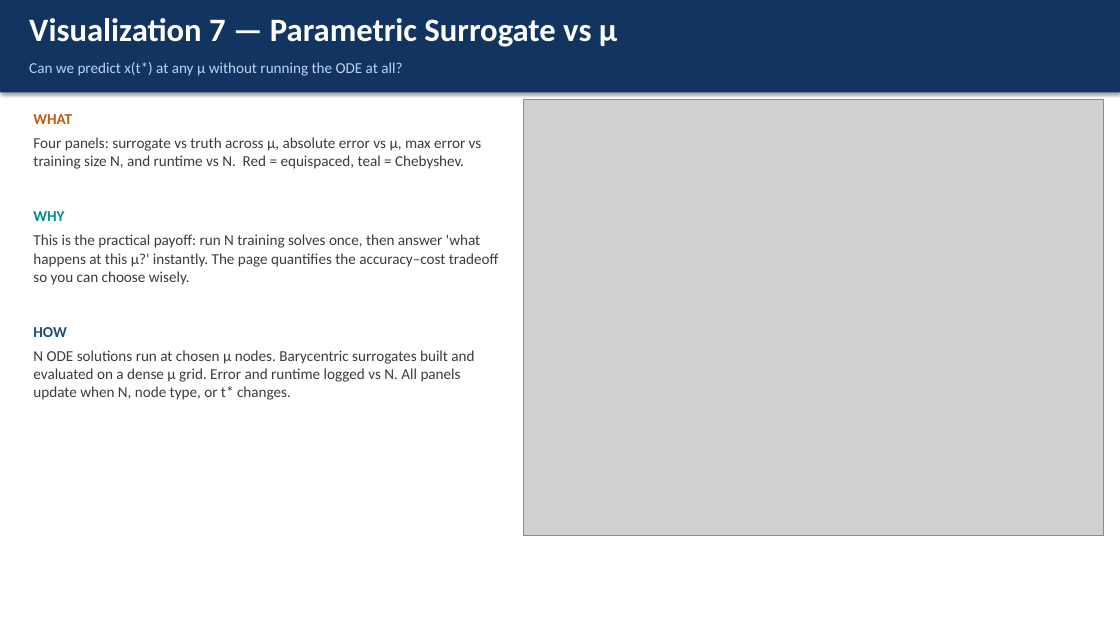
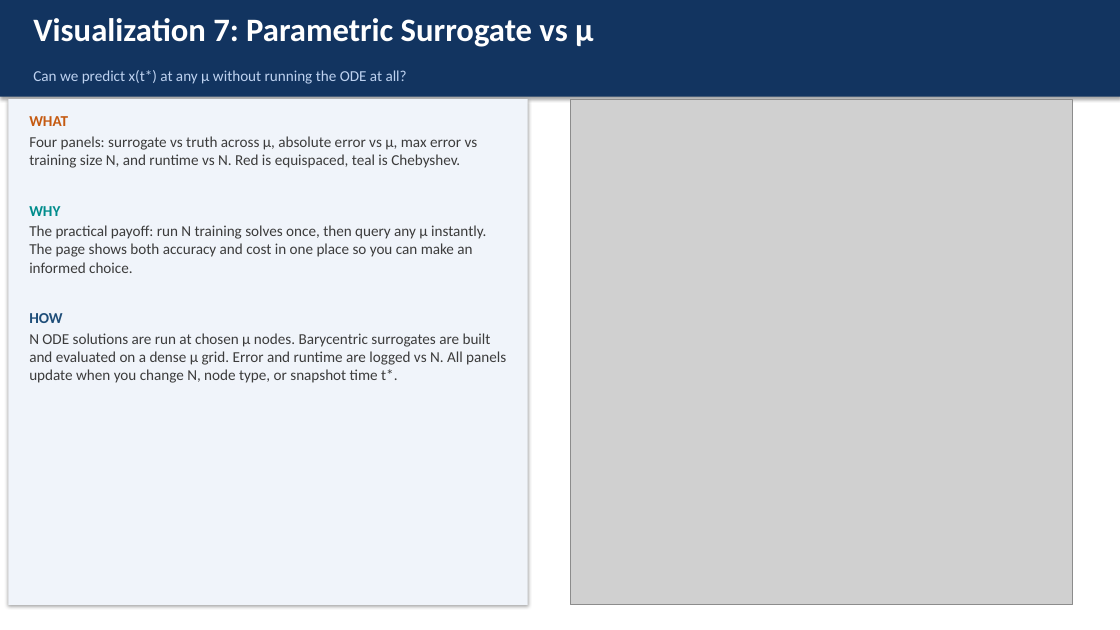
Before and after one commit to gfranco008/cis568, a slide deck: slide 11 of Final/Van_der_Pol_Visualization_Presentation.pptx. Drawn at 1120x630 pixels with LibreOffice and Linux fonts; fonts in the diff are those of the drawing; grey boxes stand for pictures. Boxes give left, top, right and bottom in pixels: in the first picture for what was removed or moved away, otherwise in the second. Text is boxed around its words. In the diff, an @@ line names an element or a change of style, - is before the commit and + after.

Commit message:
Update Van der Pol Visualization presentation file

```diff
--- a/Final/Van_der_Pol_Visualization_Presentation.pptx
+++ b/Final/Van_der_Pol_Visualization_Presentation.pptx
@@ rectangle: place and size @@
-rectangle at [0,0,1120,92]
+rectangle at [0,0,1120,97]
@@ text at [33,18,593,47]: text changed @@
-Visualization 7 — Parametric Surrogate vs μ
+Visualization 7: Parametric Surrogate vs μ
@@ text "Can we predict x(t*) at ...": place and size @@
-text "Can we predict x(t*) at ..." at [29,62,402,76]
+text "Can we predict x(t*) at ..." at [33,70,407,84]
@@ rectangle added at [8,99,528,605], fill #F0F4FA @@
@@ text at [29,116,68,323]: less space between paragraphs @@
@@ picture: place and size @@
-picture at [523,99,1103,536]
+picture at [571,99,1073,605]
@@ text at [29,136,478,168]: text changed @@
-Four panels: surrogate vs truth across μ, absolute error vs μ, max error vs training size N, and runtime vs N. Red = equispaced, teal = Chebyshev.
+Four panels: surrogate vs truth across μ, absolute error vs μ, max error vs training size N, and runtime vs N. Red is equispaced, teal is Chebyshev.
@@ text at [29,225,486,273]: text changed @@
-This is the practical payoff: run N training solves once, then answer 'what happens at this μ?' instantly. The page quantifies the accuracy–cost tradeoff so you can choose wisely.
+The practical payoff: run N training solves once, then query any μ instantly. The page shows both accuracy and cost in one place so you can make an informed choice.
@@ text at [29,333,506,383]: text changed @@
-N ODE solutions run at chosen μ nodes. Barycentric surrogates built and evaluated on a dense μ grid. Error and runtime logged vs N. All panels update when N, node type, or t* changes.
+N ODE solutions are run at chosen μ nodes. Barycentric surrogates are built and evaluated on a dense μ grid. Error and runtime are logged vs N. All panels update when you change N, node type, or snapshot time t*.
```
Also in this commit, not shown: 13 other slides changed.
